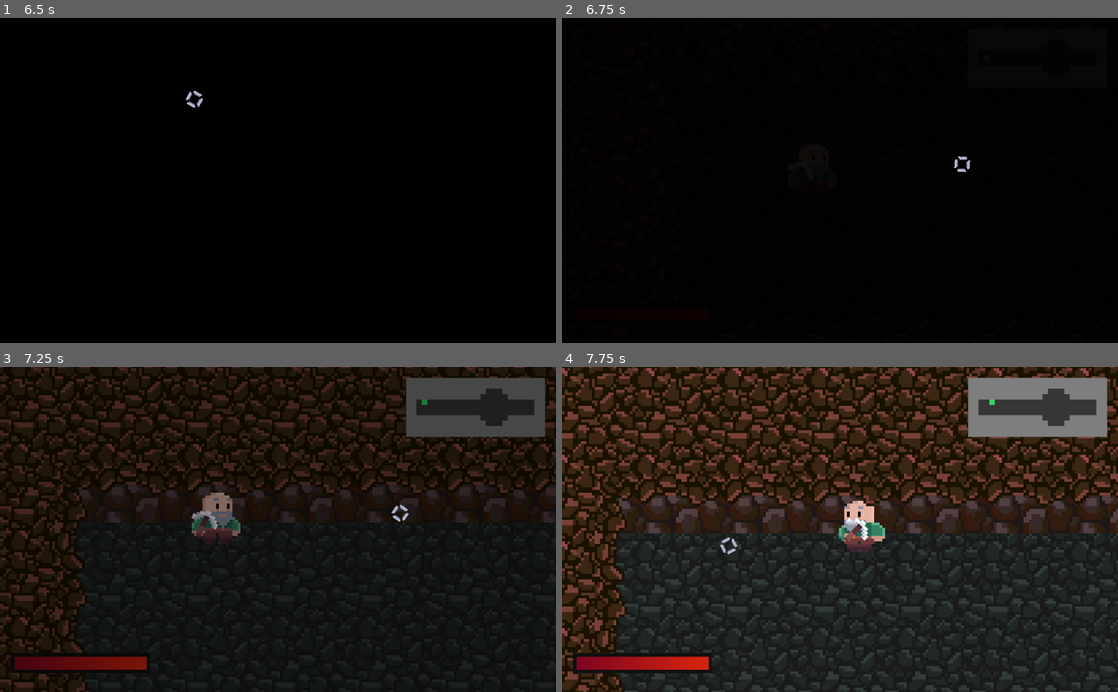
Above: before the commit, frames 1-4 (two rows, left to right).
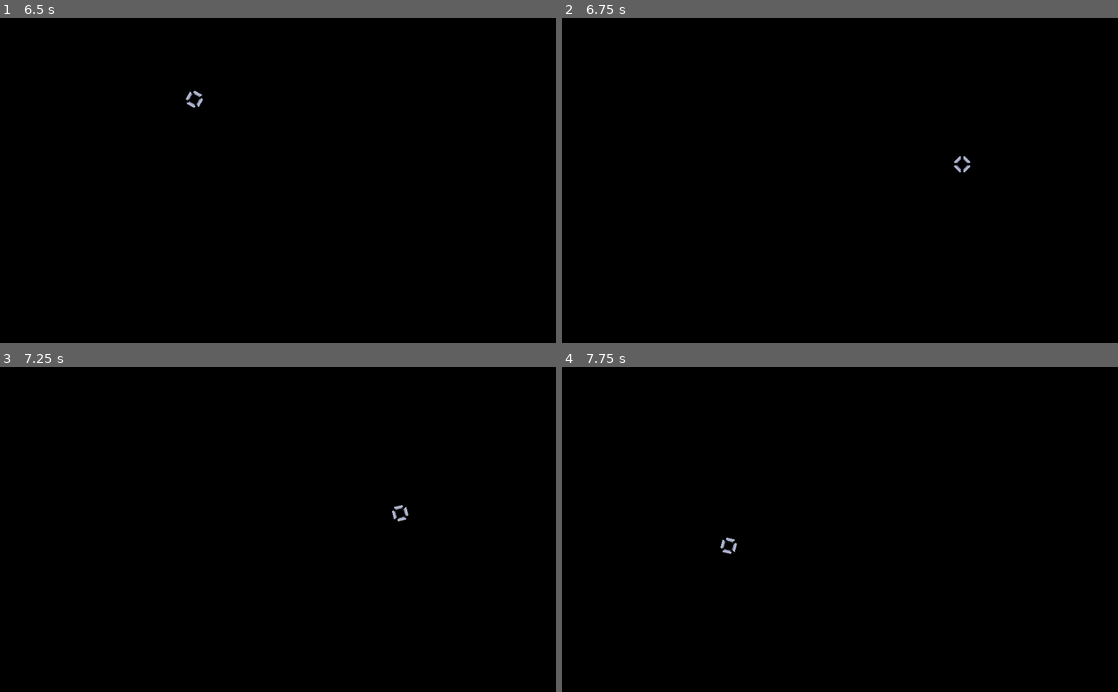
Above: after the commit, the same moments.

Repository: AyUpItsAli/Gunthers-Grotto-Coursework
Game: Godot game, scene res://World/Level/Level.tscn
The game is run twice, just before and just after one commit, with the same random seed, the same clock (stepped at 60 frames per second) and the same inputs.
Inputs (mouse positions are in pixels of both pictures, inside the frame that each line leads up to):
- Up to frame 1 (6.5 s): tap Enter (force_exit_cave) at 0.5 s; move the mouse to (400, 164) at 0.52 s; hold D (move_right) 0.53-1.28 s; hold 3 (equip_dynamite) 0.53-1.28 s; move the mouse to (166, 196) at 1.27 s; hold S (move_down) 1.28-2.03 s; tap 1 (equip_pickaxe) at 1.35, 4.35 s; move the mouse to (333, 109) at 2.02 s; hold D (move_right) 2.03-2.78 s; hold 2 (equip_revolver) 2.03-2.78 s; move the mouse to (250, 245) at 2.77 s; hold W (move_up) 2.78-3.53 s; click (250, 245) at 2.85 s; move the mouse to (444, 229) at 3.52 s; hold 3 (equip_dynamite) 3.53-4.28 s; hold A (move_left) 3.53-5.03 s; tap M (load_magpie_level) at 4.15 s; move the mouse to (111, 131) at 4.27 s; move the mouse to (305, 180) at 5.02 s; hold S (move_down) 5.03-5.78 s; hold 2 (equip_revolver) 5.03-5.78 s; tap Space at 5.75 s; move the mouse to (194, 99) at 5.77 s; hold D (move_right) from 5.78 s (still down); click (194, 99) at 5.85 s
- Up to frame 2 (6.75 s): move the mouse to (962, 164) at 6.52 s; release D (move_right) at 6.53 s; hold W (move_up) from 6.53 s (still down); hold 3 (equip_dynamite) from 6.53 s (still down)
- Up to frame 3 (7.25 s): keep holding W (move_up); keep holding 3 (equip_dynamite)
- Up to frame 4 (7.75 s): move the mouse to (728, 545) at 7.27 s; release W (move_up) at 7.28 s; release 3 (equip_dynamite) at 7.28 s; hold D (move_right) from 7.28 s (still down); tap 1 (equip_pickaxe) at 7.35 s

Frame 1 is identical in both runs. In frame 2, less than 0.1% of the frame differs, in the area x 70-74%, y 42-48%; in frame 3, 43%; in frame 4, 99%, in the area x 0-100%, y 0-100%.

Commit message:
Added Magpie object

Diff:
--- a/World/MagpieLevel/MagpieLevel.tscn
+++ b/World/MagpieLevel/MagpieLevel.tscn
@@ -1,10 +1,11 @@
-[gd_scene load_steps=8 format=2]
+[gd_scene load_steps=9 format=2]
 
 [ext_resource path="res://GUI/HUD/HUD.tscn" type="PackedScene" id=1]
 [ext_resource path="res://World/Level/GroundLayer.tres" type="TileSet" id=2]
 [ext_resource path="res://World/Level/WallsLayer.tres" type="TileSet" id=3]
 [ext_resource path="res://World/Level/RockLayer.tres" type="TileSet" id=4]
 [ext_resource path="res://World/MagpieLevel/MagpieLevel.gd" type="Script" id=5]
+[ext_resource path="res://World/Objects/Magpie.tscn" type="PackedScene" id=6]
 [ext_resource path="res://Actors/Player/Player.tscn" type="PackedScene" id=7]
 [ext_resource path="res://World/Objects/CaveExit.tscn" type="PackedScene" id=8]
 
@@ -43,3 +44,6 @@
 
 [node name="CaveExit" parent="Objects" instance=ExtResource( 8 )]
 position = Vector2( 688, 144 )
+
+[node name="Magpie" parent="Objects" instance=ExtResource( 6 )]
+position = Vector2( 496, 144 )
--- a/World/Objects/Magpie.tscn
+++ b/World/Objects/Magpie.tscn
@@ -1,16 +1,18 @@
-[gd_scene load_steps=5 format=2]
+[gd_scene load_steps=6 format=2]
 
 [ext_resource path="res://Assets/World/Magpie.png" type="Texture" id=1]
 [ext_resource path="res://Actors/SoftCollision.tscn" type="PackedScene" id=2]
+[ext_resource path="res://World/Objects/Magpie.gd" type="Script" id=3]
 
-[sub_resource type="RectangleShape2D" id=2]
+[sub_resource type="RectangleShape2D" id=1]
 extents = Vector2( 6.5, 7.5 )
 
-[sub_resource type="CircleShape2D" id=1]
-radius = 34.0
+[sub_resource type="CircleShape2D" id=2]
+radius = 22.0
 
 [node name="Magpie" type="StaticBody2D"]
 collision_mask = 0
+script = ExtResource( 3 )
 
 [node name="Sprite" type="Sprite" parent="."]
 position = Vector2( 15.5, -16 )
@@ -26,6 +28,7 @@
 
 [node name="CollisionShape" type="CollisionShape2D" parent="InteractionRadius"]
 modulate = Color( 0.0784314, 0.941176, 0.27451, 0.839216 )
-shape = SubResource( 1 )
+rotation = 1.5708
+shape = SubResource( 2 )
 
 [node name="SoftCollision" parent="." instance=ExtResource( 2 )]
Not shown: 1 places in World/Objects/Magpie.tscn that only renumber resources
